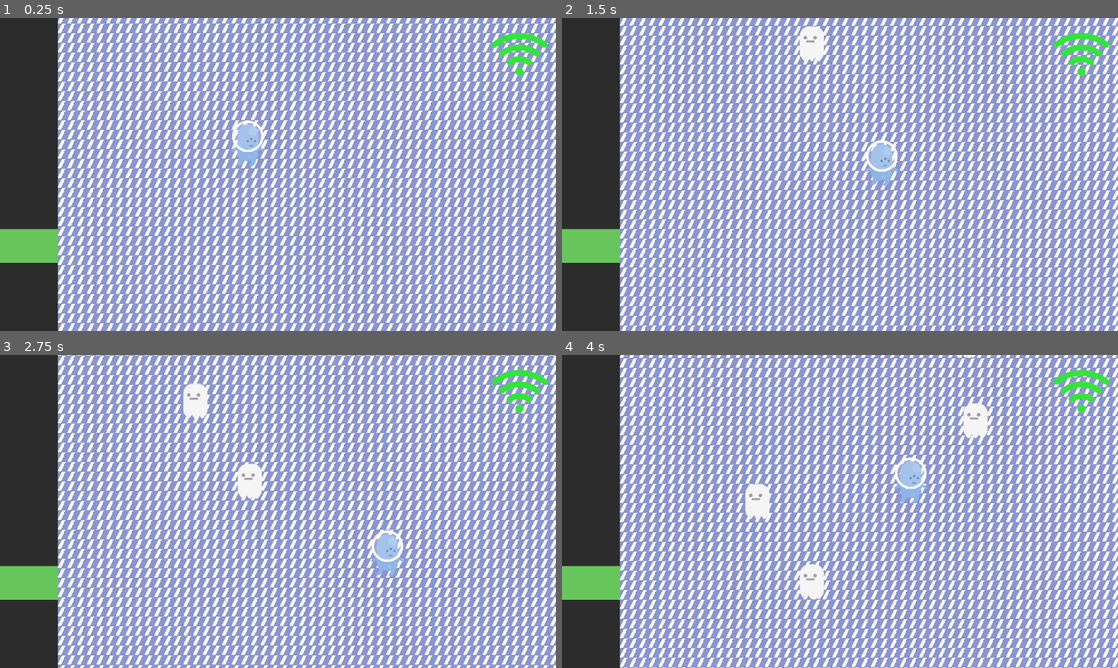
Above: before the commit, frames 1-4 (two rows, left to right).
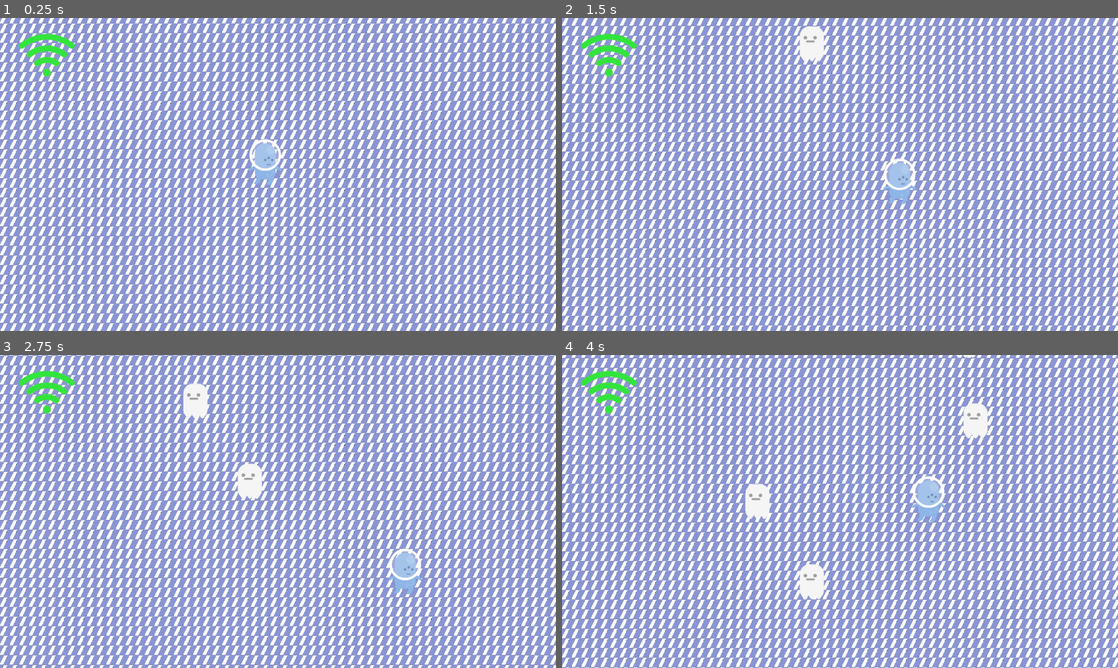
Above: after the commit, the same moments.

Repository: ManuelOteroFernandez/LudumDate55
Game: Godot game, scene res://main.tscn
The game is run twice, just before and just after one commit, with the same random seed, the same clock (stepped at 60 frames per second) and the same inputs.
Inputs:
- Up to frame 1 (0.25 s): no input
- Up to frame 2 (1.5 s): hold Right (ui_right) 0.53-1.28 s; hold Down (ui_down) from 1.28 s (still down)
- Up to frame 3 (2.75 s): release Down (ui_down) at 2.03 s; hold Right (ui_right) from 2.03 s (still down)
- Up to frame 4 (4 s): release Right (ui_right) at 2.78 s; hold Up (ui_up) 2.78-3.53 s; hold Left (ui_left) from 3.53 s (still down)

The runs differ from the first frame. In frame 1, 12% of the frame differs, in the area x 0-99%, y 0-100%; in frame 2, 12%; in frame 3, 12%; in frame 4, 12%.

Commit message:
Adjust limits and HUD

Diff:
--- a/ActivatorArrorMiniGame.gd
+++ b/ActivatorArrorMiniGame.gd
@@ -2,4 +2,5 @@
 
 
 func _on_timeout():
-	$ArrowMiniGame.activate()
+	if not $ArrowMiniGame.is_active():
+		$ArrowMiniGame.activate()
--- a/ArrowMinigame/ArrawMinigame.gd
+++ b/ArrowMinigame/ArrawMinigame.gd
@@ -4,12 +4,16 @@
 var numGenerated = 0
 var numWins = 0
 var player
+var _is_active = false
+func is_active():
+	return _is_active
 
 func activate():
 	$Timer.start()
 	player.unmove = true
 	$ValidationZone.new_position()
 	$ColorRect2.visible = true
+	_is_active = true
 
 func _ready():
 	$ValidationZone.new_position()
@@ -42,6 +46,7 @@
 			numWins = 0
 			numGenerated = 0
 			$ColorRect2.visible = false
+			_is_active = false
 	else:
 		$Timer.stop()
 		numWins = 0
--- a/ArrowMinigame/ArrawMinigame.tscn
+++ b/ArrowMinigame/ArrawMinigame.tscn
@@ -33,7 +33,7 @@
 anchors_preset = 15
 anchor_right = 1.0
 anchor_bottom = 1.0
-offset_right = -1032.0
+offset_right = -952.0
 grow_horizontal = 2
 grow_vertical = 2
 color = Color(0.172549, 0.172549, 0.172549, 1)
@@ -42,7 +42,7 @@
 wait_time = 0.5
 script = ExtResource("1_i3nwi")
 sceneToSpawnList = Array[PackedScene]([ExtResource("2_o2kht")])
-limitX = Vector2(0, 20)
+limitX = Vector2(50, 100)
 
 [node name="ValidationZone" type="ColorRect" parent="."]
 layout_mode = 1
@@ -50,12 +50,25 @@
 anchor_right = 1.0
 anchor_bottom = 1.0
 offset_top = 581.0
-offset_right = -1032.0
+offset_right = -952.0
 offset_bottom = 3.0
 grow_horizontal = 2
 grow_vertical = 2
 color = Color(0.403922, 0.776471, 0.356863, 1)
 script = ExtResource("4_vig55")
+limits = Vector2(300, 581)
+
+[node name="ColorRect3" type="ColorRect" parent="."]
+z_index = 5
+layout_mode = 1
+anchors_preset = 15
+anchor_right = 1.0
+anchor_bottom = 1.0
+offset_right = -952.0
+offset_bottom = -498.0
+grow_horizontal = 2
+grow_vertical = 2
+color = Color(0.607843, 0.607843, 0.607843, 1)
 
 [connection signal="timeout" from="Timer" to="." method="on_spawn"]
 [connection signal="timeout" from="Timer" to="Timer" method="_on_timer_timeout"]
--- a/ArrowMinigame/Arrow.gd
+++ b/ArrowMinigame/Arrow.gd
@@ -1,6 +1,6 @@
 extends TextureRect
 
-const SPEED = 300.0
+const SPEED = 250.0
 
 var typeList = {
 	Global.DIRECTIONS.UP:load('res://ArrowMinigame/steamdeck_dpad_up.png'),
--- a/main.tscn
+++ b/main.tscn
@@ -1,10 +1,11 @@
-[gd_scene load_steps=9 format=3 uid="uid://cde5imcgpum8b"]
+[gd_scene load_steps=10 format=3 uid="uid://cde5imcgpum8b"]
 
 [ext_resource type="PackedScene" uid="uid://dy674427vjppa" path="res://Enviroment/background.tscn" id="1_nb1jo"]
 [ext_resource type="PackedScene" uid="uid://dsi46fcd837s2" path="res://Character/Character.tscn" id="2_38t7b"]
 [ext_resource type="Script" path="res://Generacion.gd" id="2_sdnt2"]
 [ext_resource type="PackedScene" uid="uid://deqmvmu6gg0my" path="res://UI/life/Life.tscn" id="4_p2nbt"]
 [ext_resource type="PackedScene" uid="uid://clqcbp23cleeg" path="res://ArrowMinigame/ArrawMinigame.tscn" id="5_jeoot"]
+[ext_resource type="PackedScene" uid="uid://dks42so6tkkp4" path="res://UI/Controls/MoveTouchButtons.tscn" id="6_65wws"]
 [ext_resource type="Script" path="res://ActivatorArrorMiniGame.gd" id="6_i0y5o"]
 [ext_resource type="PackedScene" uid="uid://htn6dm7acnmi" path="res://Enemies/Enemy.tscn" id="6_t6jt1"]
 [ext_resource type="PackedScene" uid="uid://bd8lfbcypsas1" path="res://Runes/Rune.tscn" id="8_1trgs"]
@@ -33,23 +34,26 @@
 
 [node name="Character" parent="." instance=ExtResource("2_38t7b")]
 z_index = 10
-position = Vector2(513, 260)
+position = Vector2(550, 298)
+limits = Vector4(220, 0, 1125, 610)
 
 [node name="CanvasLayer" type="CanvasLayer" parent="."]
 
-[node name="Life" parent="CanvasLayer" instance=ExtResource("4_p2nbt")]
-offset_left = 1012.0
-offset_top = 9.0
-offset_right = -8.0
-offset_bottom = -493.0
+[node name="MoveTouchButtons" parent="CanvasLayer" instance=ExtResource("6_65wws")]
 
 [node name="ActivatorArrorMiniGame" type="Timer" parent="CanvasLayer"]
-wait_time = 55.0
 autostart = true
 script = ExtResource("6_i0y5o")
 
 [node name="ArrowMiniGame" parent="CanvasLayer/ActivatorArrorMiniGame" instance=ExtResource("5_jeoot")]
 
+[node name="Life" parent="CanvasLayer" instance=ExtResource("4_p2nbt")]
+z_index = 10
+offset_left = 33.0
+offset_top = 11.0
+offset_right = -987.0
+offset_bottom = -491.0
+
 [connection signal="timeout" from="Generacion/Timer" to="Generacion" method="_on_timer_timeout"]
 [connection signal="timeout" from="RuneGenerator/Timer" to="RuneGenerator" method="_on_timer_timeout"]
 [connection signal="timeout" from="CanvasLayer/ActivatorArrorMiniGame" to="CanvasLayer/ActivatorArrorMiniGame" method="_on_timeout"]
